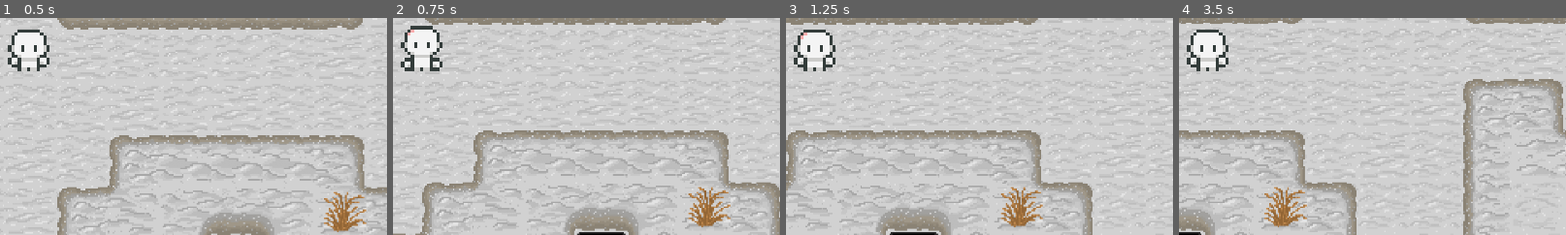
Above: before the commit, frames 1-4 (left to right).
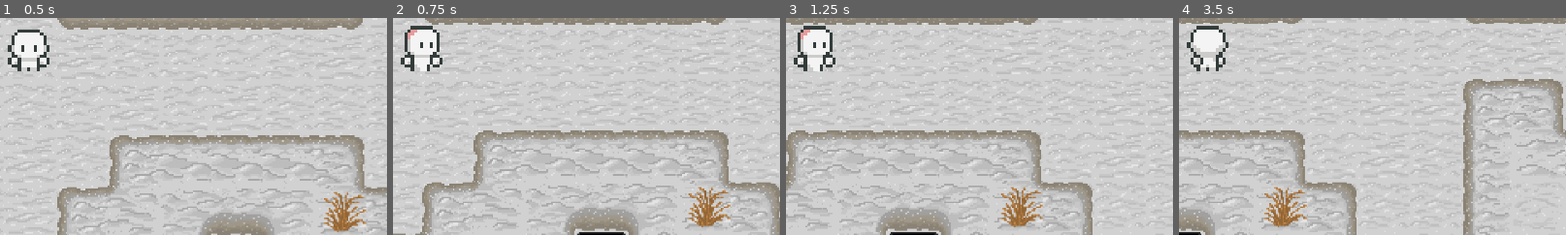
Above: after the commit, the same moments.

Repository: emkartch/ATLS_4140_Final
Game: Godot game, scene res://main.tscn
Two runs of this game, one before a commit and one after it. Both use one fixed random seed, a clock stepped at 60 frames per second and the inputs below.
Inputs (mouse positions are % of the whole screen's width and height, from its top left):
- Up to frame 1 (0.5 s): no input
- Up to frame 2 (0.75 s): move the mouse to (72, 45) at 0.52 s; hold Right (ui_right) from 0.53 s (still down); tap P (input_test) at 0.6 s; click (72, 45) at 0.67 s
- Up to frame 3 (1.25 s): keep holding Right (ui_right)
- Up to frame 4 (3.5 s): move the mouse to (30, 55) at 1.27 s; release Right (ui_right) at 1.28 s; hold Down (ui_down) 1.28-2.03 s; tap P (input_test) at 1.35, 2.1, 2.85 s; move the mouse to (60, 28) at 2.02 s; hold Right (ui_right) 2.03-2.78 s; move the mouse to (45, 70) at 2.77 s; hold Up (ui_up) from 2.78 s (still down); click (45, 70) at 2.92 s
The pictures show only the part of the screen within x 46-96%, y 43-93%; the shares and areas given below are measured in that part.

Frame 1 is identical in both runs. In frame 2, 0.6% of the frame differs, in the area x 2-13%, y 5-25%; in frame 3, 0.8%; in frame 4, 0.9%, in the area x 2-13%, y 3-23%.
Error in both runs: Invalid access to property or key 'position' on a base object of type 'null instance'. (res://main.gd:10)

Commit message:
Working State Machine (Walk & Idle)

Diff:
--- a/the-road-to-rainbow/global_variables.gd
+++ b/the-road-to-rainbow/global_variables.gd
@@ -2,20 +2,6 @@
 
 @onready var animatedSprite: AnimatedSprite2D = get_node("/root/Main/Player/AnimatedSprite2D")
 
-var last_input_dir = Vector2(0.0,1.0)
+var cur_direction = "down"
 
-#func direction_animation_update(type: String):
-	#
-	#if last_input_dir == Vector2(0.0,-1.0):
-		#animatedSprite.play(type + "_backward")
-	##down
-	#elif last_input_dir == Vector2(0.0,1.0):
-		#get_node("/root/Main/Player/BodyPivot/AnimatedSprite2D").play(type + "_forward")
-	##left
-	#elif last_input_dir == Vector2(-1.0,0.0):
-		#animatedSprite.flip_h = true
-		#animatedSprite.play(type + "_sideways")
-	##right
-	#elif last_input_dir == Vector2(1.0,0.0):
-		#animatedSprite.flip_h = false
-		#animatedSprite.play(type + "_sideways")
+var player_move = false
--- a/the-road-to-rainbow/mob.tscn
+++ b/the-road-to-rainbow/mob.tscn
@@ -1,108 +1,6 @@
-[gd_scene load_steps=16 format=3 uid="uid://cibm3roerd7no"]
+[gd_scene load_steps=3 format=3 uid="uid://cibm3roerd7no"]
 
-[ext_resource type="Texture2D" uid="uid://bng6opm4lnpyv" path="res://mobs/sprites/Slime_Red.png" id="1_dy6sc"]
-
-[sub_resource type="AtlasTexture" id="AtlasTexture_nokgg"]
-atlas = ExtResource("1_dy6sc")
-region = Rect2(0, 256, 64, 64)
-
-[sub_resource type="AtlasTexture" id="AtlasTexture_ubaqv"]
-atlas = ExtResource("1_dy6sc")
-region = Rect2(64, 256, 64, 64)
-
-[sub_resource type="AtlasTexture" id="AtlasTexture_p11y5"]
-atlas = ExtResource("1_dy6sc")
-region = Rect2(128, 256, 64, 64)
-
-[sub_resource type="AtlasTexture" id="AtlasTexture_s5nov"]
-atlas = ExtResource("1_dy6sc")
-region = Rect2(192, 256, 64, 64)
-
-[sub_resource type="AtlasTexture" id="AtlasTexture_b3mxk"]
-atlas = ExtResource("1_dy6sc")
-region = Rect2(256, 256, 64, 64)
-
-[sub_resource type="AtlasTexture" id="AtlasTexture_1qmh0"]
-atlas = ExtResource("1_dy6sc")
-region = Rect2(0, 0, 64, 64)
-
-[sub_resource type="AtlasTexture" id="AtlasTexture_gfurk"]
-atlas = ExtResource("1_dy6sc")
-region = Rect2(0, 128, 64, 64)
-
-[sub_resource type="AtlasTexture" id="AtlasTexture_ieysi"]
-atlas = ExtResource("1_dy6sc")
-region = Rect2(64, 128, 64, 64)
-
-[sub_resource type="AtlasTexture" id="AtlasTexture_cixyi"]
-atlas = ExtResource("1_dy6sc")
-region = Rect2(128, 128, 64, 64)
-
-[sub_resource type="AtlasTexture" id="AtlasTexture_7ulmv"]
-atlas = ExtResource("1_dy6sc")
-region = Rect2(192, 128, 64, 64)
-
-[sub_resource type="AtlasTexture" id="AtlasTexture_pcqmr"]
-atlas = ExtResource("1_dy6sc")
-region = Rect2(256, 128, 64, 64)
-
-[sub_resource type="AtlasTexture" id="AtlasTexture_jbnni"]
-atlas = ExtResource("1_dy6sc")
-region = Rect2(320, 128, 64, 64)
-
-[sub_resource type="SpriteFrames" id="SpriteFrames_yscv0"]
-animations = [{
-"frames": [{
-"duration": 1.0,
-"texture": SubResource("AtlasTexture_nokgg")
-}, {
-"duration": 1.0,
-"texture": SubResource("AtlasTexture_ubaqv")
-}, {
-"duration": 1.0,
-"texture": SubResource("AtlasTexture_p11y5")
-}, {
-"duration": 1.0,
-"texture": SubResource("AtlasTexture_s5nov")
-}, {
-"duration": 1.0,
-"texture": SubResource("AtlasTexture_b3mxk")
-}],
-"loop": true,
-"name": &"death",
-"speed": 5.0
-}, {
-"frames": [{
-"duration": 1.0,
-"texture": SubResource("AtlasTexture_1qmh0")
-}],
-"loop": true,
-"name": &"idle",
-"speed": 5.0
-}, {
-"frames": [{
-"duration": 1.0,
-"texture": SubResource("AtlasTexture_gfurk")
-}, {
-"duration": 1.0,
-"texture": SubResource("AtlasTexture_ieysi")
-}, {
-"duration": 1.0,
-"texture": SubResource("AtlasTexture_cixyi")
-}, {
-"duration": 1.0,
-"texture": SubResource("AtlasTexture_7ulmv")
-}, {
-"duration": 1.0,
-"texture": SubResource("AtlasTexture_pcqmr")
-}, {
-"duration": 1.0,
-"texture": SubResource("AtlasTexture_jbnni")
-}],
-"loop": true,
-"name": &"walk",
-"speed": 5.0
-}]
+[ext_resource type="SpriteFrames" uid="uid://b0ueeio0r8gvf" path="res://mobs/sprites/red_slime.tres" id="1_dy6sc"]
 
 [sub_resource type="RectangleShape2D" id="RectangleShape2D_jfba5"]
 size = Vector2(30, 22)
@@ -110,8 +8,8 @@
 [node name="Mob" type="CharacterBody2D"]
 
 [node name="AnimatedSprite2D" type="AnimatedSprite2D" parent="."]
-sprite_frames = SubResource("SpriteFrames_yscv0")
-animation = &"walk"
+sprite_frames = ExtResource("1_dy6sc")
+animation = &"death"
 
 [node name="CollisionShape2D" type="CollisionShape2D" parent="."]
 position = Vector2(1, 21)
--- a/the-road-to-rainbow/mobs/sprites/orange_slime.tres
+++ b/the-road-to-rainbow/mobs/sprites/orange_slime.tres
@@ -21,6 +21,10 @@
 [sub_resource type="AtlasTexture" id="AtlasTexture_mso27"]
 atlas = ExtResource("1_g2gm4")
 region = Rect2(256, 256, 64, 64)
+
+[sub_resource type="AtlasTexture" id="AtlasTexture_g2gm4"]
+atlas = ExtResource("1_g2gm4")
+region = Rect2(320, 256, 64, 64)
 
 [sub_resource type="AtlasTexture" id="AtlasTexture_1f5ew"]
 atlas = ExtResource("1_g2gm4")
@@ -67,6 +71,9 @@
 }, {
 "duration": 1.0,
 "texture": SubResource("AtlasTexture_mso27")
+}, {
+"duration": 1.0,
+"texture": SubResource("AtlasTexture_g2gm4")
 }],
 "loop": true,
 "name": &"death",
--- a/the-road-to-rainbow/mobs/sprites/red_slime.tres
+++ b/the-road-to-rainbow/mobs/sprites/red_slime.tres
@@ -21,6 +21,10 @@
 [sub_resource type="AtlasTexture" id="AtlasTexture_b3mxk"]
 atlas = ExtResource("1_2betn")
 region = Rect2(256, 256, 64, 64)
+
+[sub_resource type="AtlasTexture" id="AtlasTexture_2betn"]
+atlas = ExtResource("1_2betn")
+region = Rect2(320, 256, 64, 64)
 
 [sub_resource type="AtlasTexture" id="AtlasTexture_1qmh0"]
 atlas = ExtResource("1_2betn")
@@ -67,6 +71,9 @@
 }, {
 "duration": 1.0,
 "texture": SubResource("AtlasTexture_b3mxk")
+}, {
+"duration": 1.0,
+"texture": SubResource("AtlasTexture_2betn")
 }],
 "loop": true,
 "name": &"death",
--- a/the-road-to-rainbow/mobs/sprites/yellow_slime.tres
+++ b/the-road-to-rainbow/mobs/sprites/yellow_slime.tres
@@ -21,6 +21,10 @@
 [sub_resource type="AtlasTexture" id="AtlasTexture_vdbiy"]
 atlas = ExtResource("1_4hfud")
 region = Rect2(256, 256, 64, 64)
+
+[sub_resource type="AtlasTexture" id="AtlasTexture_4hfud"]
+atlas = ExtResource("1_4hfud")
+region = Rect2(320, 256, 64, 64)
 
 [sub_resource type="AtlasTexture" id="AtlasTexture_ptv74"]
 atlas = ExtResource("1_4hfud")
@@ -67,6 +71,9 @@
 }, {
 "duration": 1.0,
 "texture": SubResource("AtlasTexture_vdbiy")
+}, {
+"duration": 1.0,
+"texture": SubResource("AtlasTexture_4hfud")
 }],
 "loop": true,
 "name": &"death",
--- a/the-road-to-rainbow/player.tscn
+++ b/the-road-to-rainbow/player.tscn
@@ -1,7 +1,10 @@
-[gd_scene load_steps=4 format=3 uid="uid://dti27yei47ah5"]
+[gd_scene load_steps=7 format=3 uid="uid://dti27yei47ah5"]
 
 [ext_resource type="Script" uid="uid://0s41has1f1ju" path="res://player_controller.gd" id="1_o6g0v"]
 [ext_resource type="SpriteFrames" uid="uid://d0dvpp8snbs1g" path="res://player/sprites/red_test.tres" id="2_onrkg"]
+[ext_resource type="Script" uid="uid://ymbng5cu38sy" path="res://states/player_state_machine.gd" id="3_i3pqv"]
+[ext_resource type="Script" uid="uid://ccgnjn2k7y5uf" path="res://states/idle.gd" id="4_hqtel"]
+[ext_resource type="Script" uid="uid://bd1025xo7vmov" path="res://states/walk.gd" id="5_sweqy"]
 
 [sub_resource type="RectangleShape2D" id="RectangleShape2D_ob8u7"]
 size = Vector2(25.75, 30)
@@ -12,10 +15,26 @@
 
 [node name="AnimatedSprite2D" type="AnimatedSprite2D" parent="."]
 sprite_frames = ExtResource("2_onrkg")
-animation = &"hurt_right"
+animation = &"idle_left"
+frame = 1
+frame_progress = 0.515499
 
 [node name="CollisionShape2D" type="CollisionShape2D" parent="."]
 position = Vector2(0.625, 1)
 shape = SubResource("RectangleShape2D_ob8u7")
 
 [node name="Camera2D" type="Camera2D" parent="."]
+
+[node name="State Machine" type="Node" parent="." node_paths=PackedStringArray("initial_state")]
+script = ExtResource("3_i3pqv")
+initial_state = NodePath("idle")
+
+[node name="idle" type="Node" parent="State Machine" node_paths=PackedStringArray("player")]
+script = ExtResource("4_hqtel")
+player = NodePath("../..")
+metadata/_custom_type_script = "uid://ccgnjn2k7y5uf"
+
+[node name="walk" type="Node" parent="State Machine" node_paths=PackedStringArray("player")]
+script = ExtResource("5_sweqy")
+player = NodePath("../..")
+metadata/_custom_type_script = "uid://bd1025xo7vmov"
--- a/the-road-to-rainbow/player_controller.gd
+++ b/the-road-to-rainbow/player_controller.gd
@@ -16,26 +16,33 @@
 func _ready():
 	position = Vector2(577, 300)
 	$AnimatedSprite2D.sprite_frames = basic_sprites
+	$AnimatedSprite2D.play("idle_down")
 
 func _process(delta):
 	var velocity1 = Vector2.ZERO # The player's movement vector.
 	if Input.is_action_pressed("ui_right"):
 		velocity1.x += 1
+		Global.cur_direction = "right"
 	if Input.is_action_pressed("ui_left"):
 		velocity1.x -= 1
+		Global.cur_direction = "left"
 	if Input.is_action_pressed("ui_down"):
 		velocity1.y += 1
+		Global.cur_direction = "down"
 	if Input.is_action_pressed("ui_up"):
 		velocity1.y -= 1
+		Global.cur_direction = "up"
 
 	if velocity1.length() > 0:
 		velocity1 = velocity1.normalized() * speed
+		Global.player_move = true
+	else:
+		Global.player_move = false
 
 	position += velocity1 * delta
 
 	move_and_slide()
 
-	$AnimatedSprite2D.play("idle_down")
 
 	if Input.is_action_just_pressed("input_test"):
 		if test_tracker == 0:
--- /dev/null
+++ b/the-road-to-rainbow/states/idle.gd
@@ -0,0 +1,20 @@
+extends State
+class_name idle
+
+@export var player : CharacterBody2D
+
+@onready var animatedSprite: AnimatedSprite2D = get_node("/root/Main/Player/AnimatedSprite2D")
+
+func enter():
+	animatedSprite.play("idle_" + Global.cur_direction)
+
+func update(delta):
+	if animatedSprite.get_animation() == "idle_" + Global.cur_direction:
+		pass
+	else:
+		animatedSprite.play("idle_" + Global.cur_direction)
+
+func physics_update(delta):
+
+	if Global.player_move:
+		Transitioned.emit(self, "walk")
--- /dev/null
+++ b/the-road-to-rainbow/states/player_state_machine.gd
@@ -0,0 +1,40 @@
+extends Node
+
+@export var initial_state : State
+
+var current_state : State
+var states : Dictionary = {}
+
+func _ready():
+	for child in get_children():
+		if child is State:
+			states[child.name.to_lower()] = child
+			child.Transitioned.connect(on_child_transition)
+
+	if initial_state:
+		initial_state.enter()
+		current_state = initial_state
+
+func _process(delta):
+	if current_state:
+		current_state.update(delta)
+
+func _physics_process(delta: float) -> void:
+	if current_state:
+		current_state.physics_update(delta)
+
+func on_child_transition(state, new_state_name):
+	if state != current_state:
+		return
+
+	var new_state = states.get(new_state_name.to_lower())
+
+	if !new_state:
+		return
+
+	if current_state:
+		current_state.exit()
+
+	new_state.enter()
+
+	current_state = new_state
--- /dev/null
+++ b/the-road-to-rainbow/states/state.gd
@@ -0,0 +1,17 @@
+extends Node
+
+class_name State
+
+signal Transitioned
+
+func enter():
+	pass
+
+func exit():
+	pass
+
+func update(_delta: float):
+	pass
+
+func physics_update(_delta: float):
+	pass
--- /dev/null
+++ b/the-road-to-rainbow/states/walk.gd
@@ -0,0 +1,20 @@
+extends State
+class_name walk
+
+@export var player : CharacterBody2D
+
+@onready var animatedSprite: AnimatedSprite2D = get_node("/root/Main/Player/AnimatedSprite2D")
+
+func enter():
+	animatedSprite.play("walk_" + Global.cur_direction)
+
+func update(delta):
+	if animatedSprite.get_animation() == "walk_" + Global.cur_direction:
+		pass
+	else:
+		animatedSprite.play("walk_" + Global.cur_direction)
+
+func physics_update(delta):
+
+	if !Global.player_move:
+		Transitioned.emit(self, "idle")
Not shown: 1 places in the-road-to-rainbow/mobs/sprites/orange_slime.tres that only renumber resources
Not shown: 1 places in the-road-to-rainbow/mobs/sprites/red_slime.tres that only renumber resources
Not shown: 1 places in the-road-to-rainbow/mobs/sprites/yellow_slime.tres that only renumber resources
Not shown, added: the-road-to-rainbow/states/idle.gd.uid
Not shown, added: the-road-to-rainbow/states/player_state_machine.gd.uid
Not shown, added: the-road-to-rainbow/states/state.gd.uid
Not shown, added: the-road-to-rainbow/states/walk.gd.uid
Not shown, changed: .DS_Store
Not shown, changed: the-road-to-rainbow/.DS_Store
